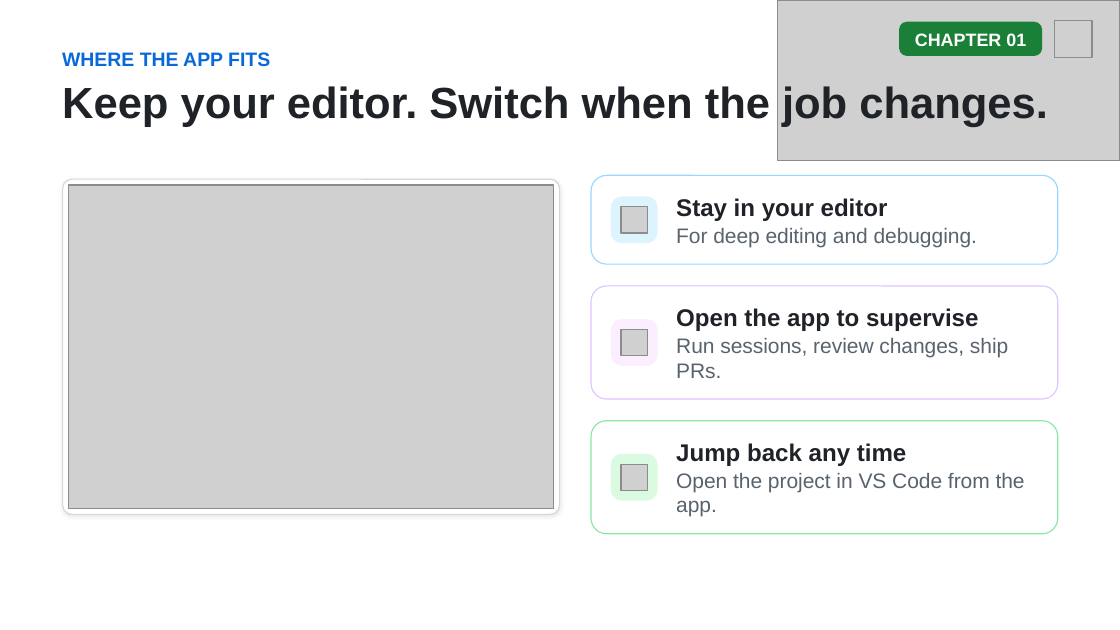
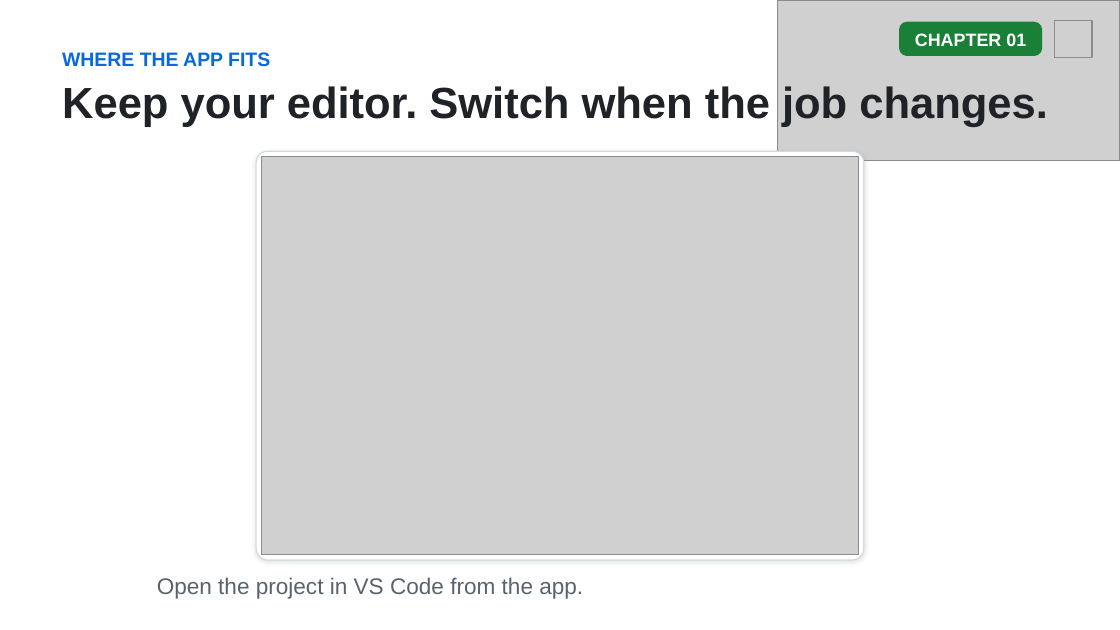
Before and after one commit to github/copilot-app-for-beginners, a slide deck: slide 5 of slides/01-tour-the-app.pptx. Drawn at 1120x630 pixels with LibreOffice and Linux fonts; fonts in the diff are those of the drawing; grey boxes stand for pictures. Boxes give left, top, right and bottom in pixels: in the first picture for what was removed or moved away, otherwise in the second. Text is boxed around its words. In the diff, an @@ line names an element or a change of style, - is before the commit and + after.

```diff
--- a/slides/01-tour-the-app.pptx
+++ b/slides/01-tour-the-app.pptx
@@ rounded rectangle: place and size @@
-rounded rectangle at [63, 179, 560, 514]
+rounded rectangle at [256, 151, 864, 560]
@@ picture: place and size @@
-picture at [68, 185, 553, 508]
+picture at [262, 157, 859, 554]
@@ rounded rectangle removed at [591, 176, 1058, 264] @@
@@ rounded rectangle removed at [610, 196, 657, 243] @@
@@ picture removed at [620, 206, 647, 233] @@
@@ text removed at [676, 198, 888, 221] @@
-Stay in your editor
@@ text removed at [676, 228, 977, 247] @@
-For deep editing and debugging.
@@ rounded rectangle removed at [591, 286, 1058, 399] @@
@@ rounded rectangle removed at [610, 319, 657, 366] @@
@@ picture removed at [620, 329, 647, 356] @@
@@ text removed at [676, 308, 978, 331] @@
-Open the app to supervise
@@ text removed at [676, 338, 1008, 378] @@
-Run sessions, review changes, ship PRs.
@@ rounded rectangle removed at [591, 421, 1058, 534] @@
@@ text removed at [676, 443, 907, 466] @@
-Jump back any time
@@ rounded rectangle removed at [610, 454, 657, 501] @@
@@ picture removed at [620, 464, 647, 491] @@
@@ text "Open the project in VS ...": place and size @@
-text "Open the project in VS ..." at [676, 473, 1025, 517]
+text "Open the project in VS ..." at [157, 577, 583, 599]
@@ text "Open the project in VS ..." at [157, 577, 583, 599]: size 13.5 to 14.5 pt @@
```
Also in this commit, not shown: 3 other slides changed, 6 other files.
